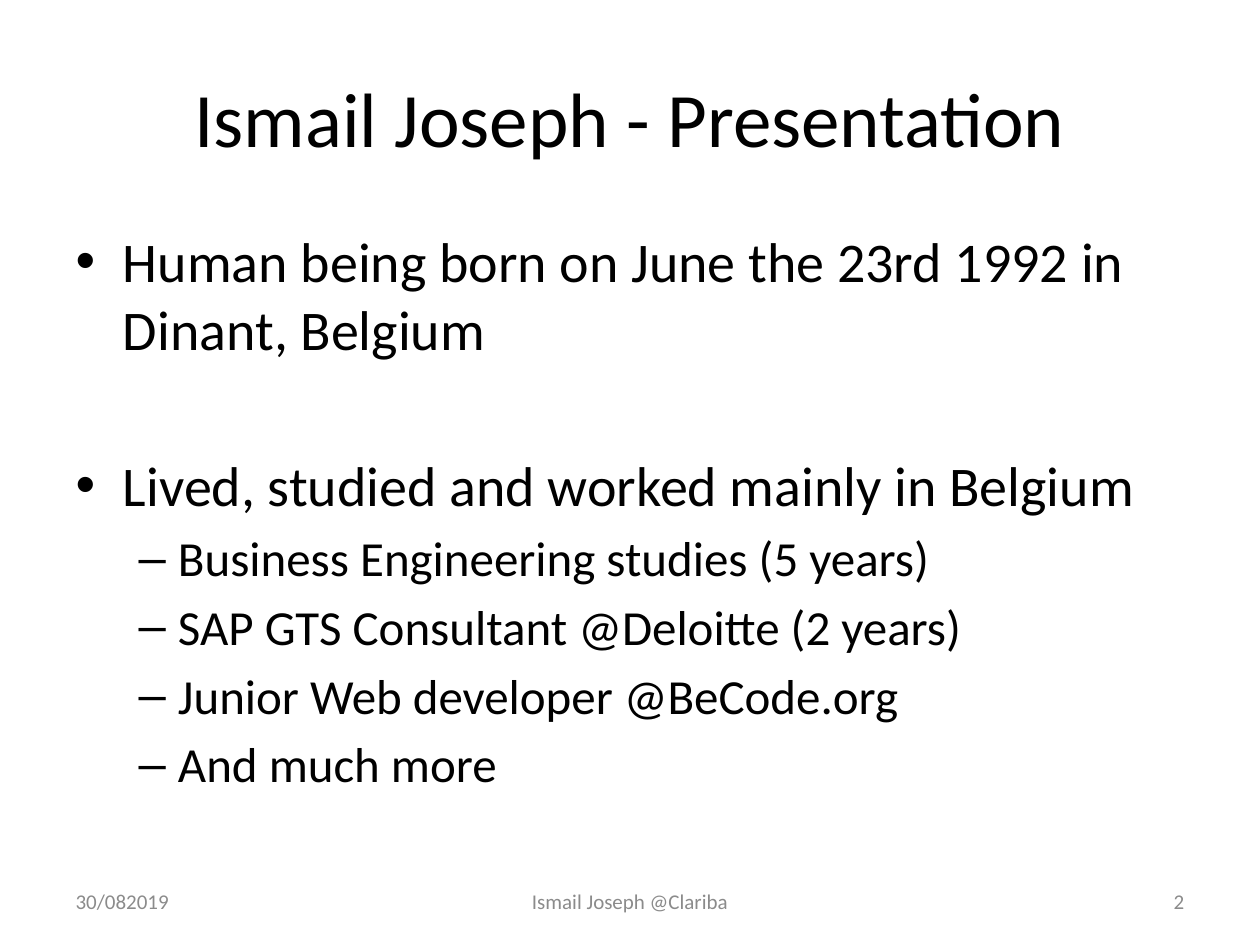
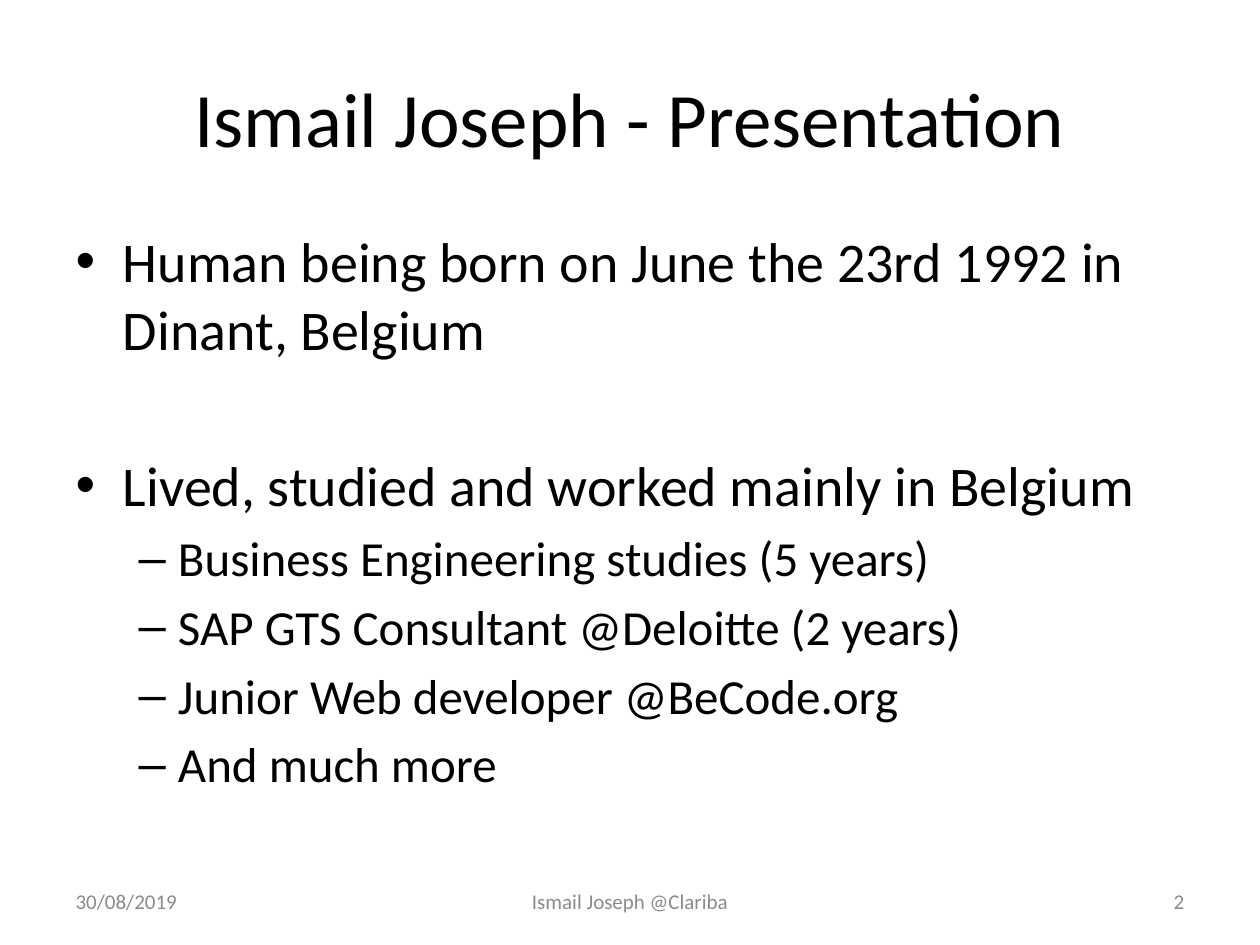
Before and after one commit to Fesouille/ionic-angular-course, a slide deck: slide 2 of Clariba_test_presentation.pptx. Drawn at 1260x945 pixels with LibreOffice and Linux fonts; fonts in the diff are those of the drawing. Boxes give left, top, right and bottom in pixels: in the first picture for what was removed or moved away, otherwise in the second. Text is boxed around its words. In the diff, an @@ line names an element or a change of style, - is before the commit and + after.

```diff
--- a/Clariba_test_presentation.pptx
+++ b/Clariba_test_presentation.pptx
@@ text at [76,894,177,910]: text changed @@
-30/082019
+30/08/2019
```
Also in this commit, not shown: 5 other slides changed, 1 slide added.
